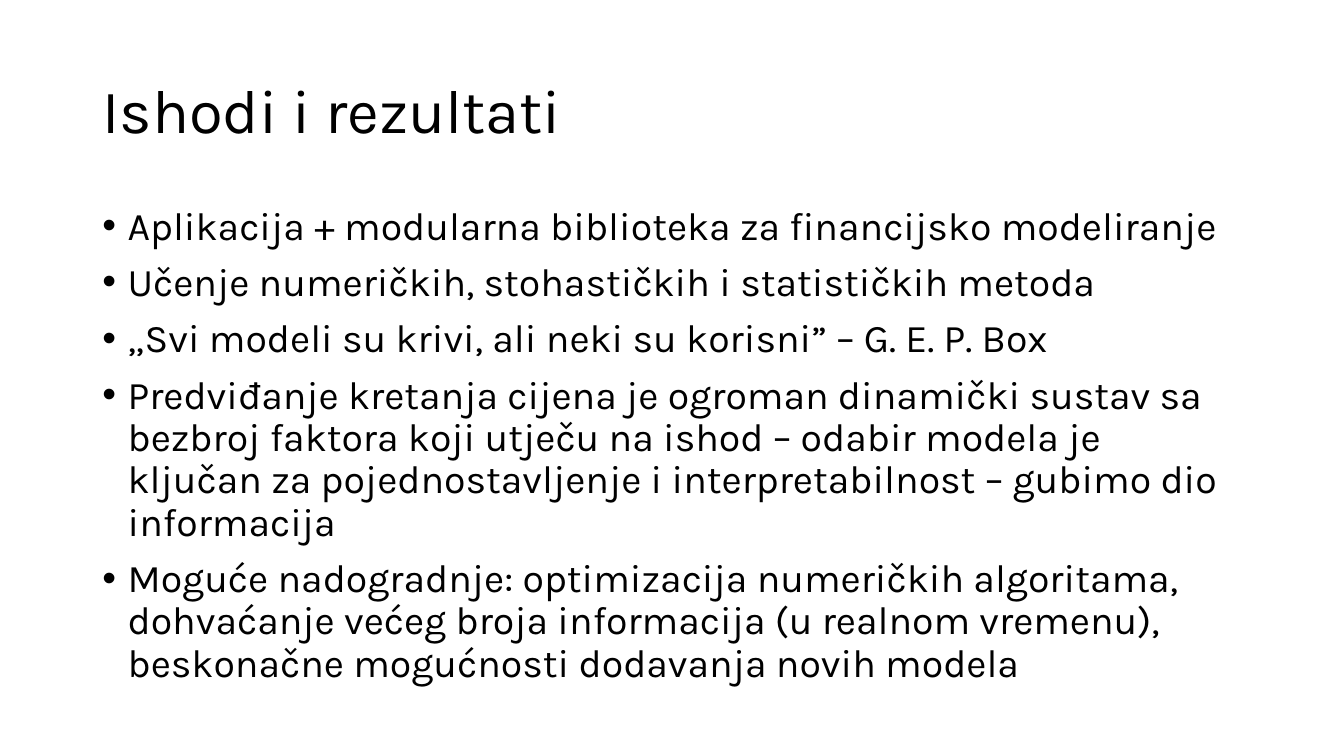
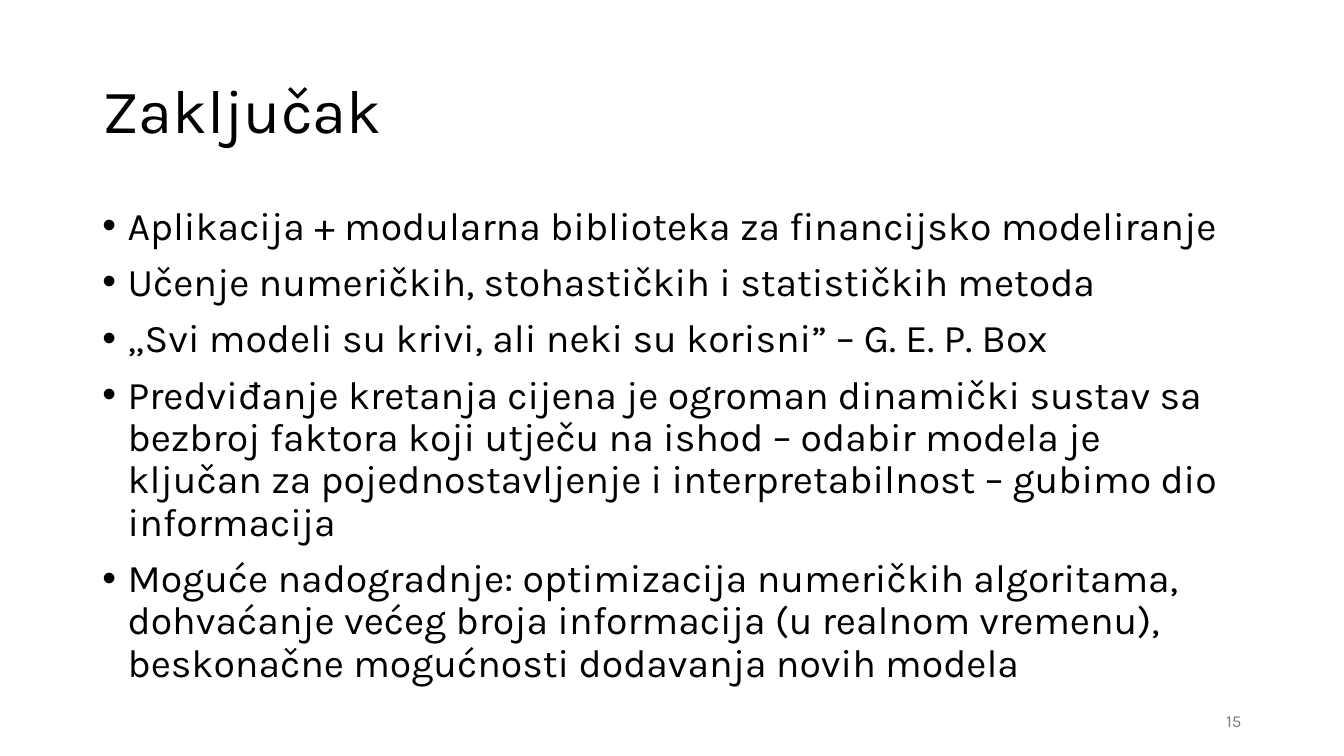
Before and after one commit to IvanDzanija/PortfolioSimulator, a slide deck: slide 15 of Preza.pptx (slide 14 before the commit). Drawn at 1344x756 pixels with LibreOffice and Linux fonts; fonts in the diff are those of the drawing. Boxes give left, top, right and bottom in pixels: in the first picture for what was removed or moved away, otherwise in the second. Text is boxed around its words. In the diff, an @@ line names an element or a change of style, - is before the commit and + after.

```diff
--- a/Preza.pptx
+++ b/Preza.pptx
@@ title at [102,87,381,148]: text changed @@
-Ishodi i rezultati
+Zaključak
@@ page number added at [1226,716,1241,727], 12 pt, text #797979 @@
+15
```
Also in this commit, not shown: 12 other slides changed, 2 slides added, 1 slide removed.
